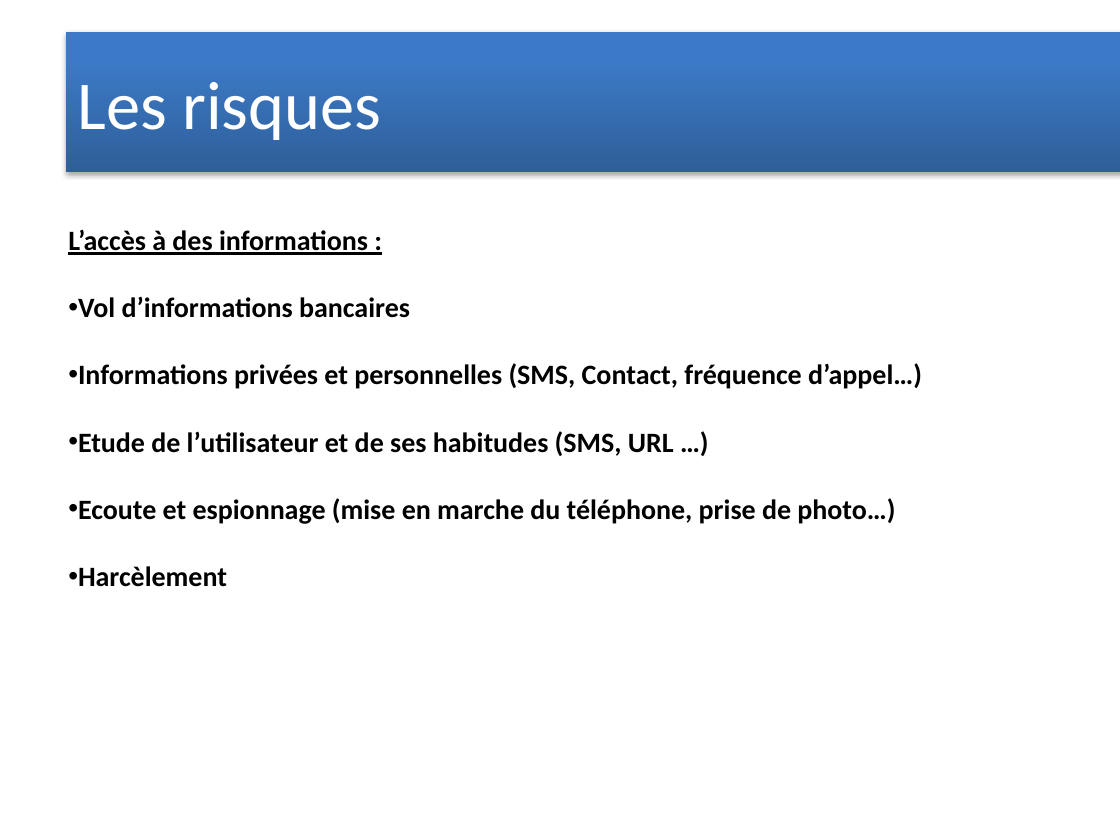
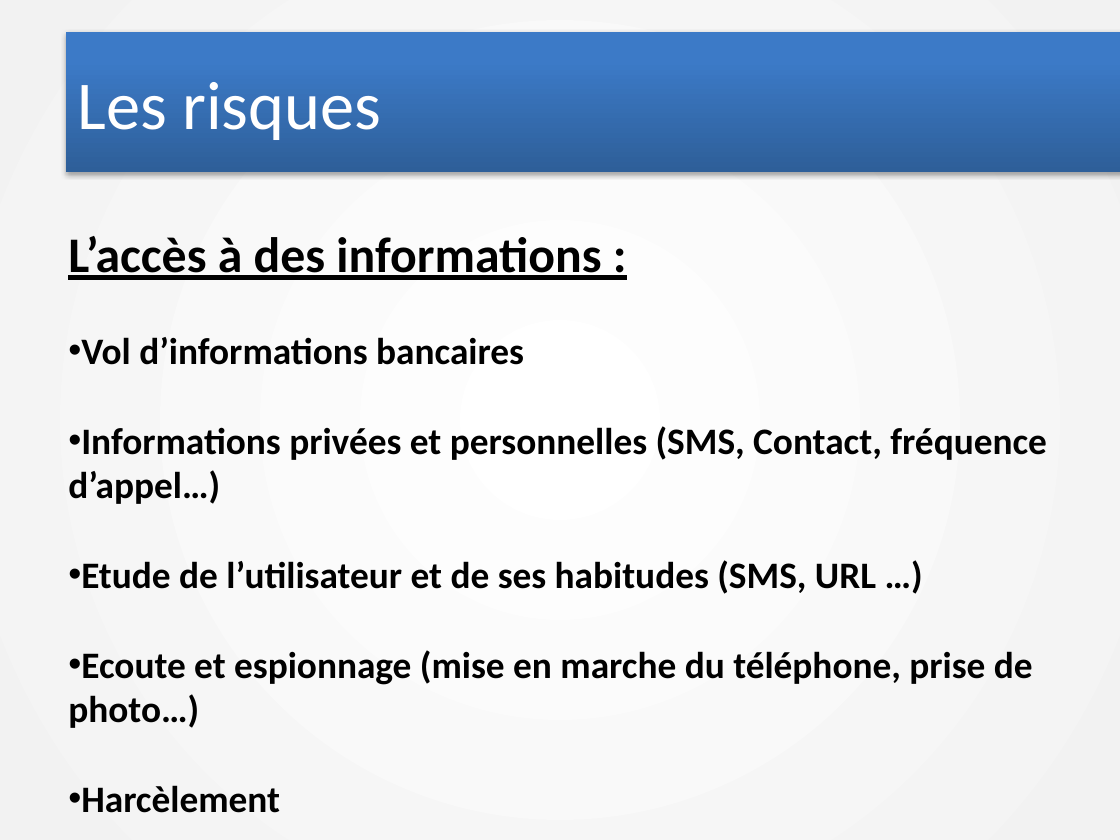
Before and after one commit to Syst54/UqacSecurite, a slide deck: slide 14 of Présentation1.pptx (slide 13 before the commit). Drawn at 1120x840 pixels with LibreOffice and Linux fonts; fonts in the diff are those of the drawing. Boxes give left, top, right and bottom in pixels: in the first picture for what was removed or moved away, otherwise in the second. Text is boxed around its words. In the diff, an @@ line names an element or a change of style, - is before the commit and + after.

```diff
--- a/Présentation1.pptx
+++ b/Présentation1.pptx
@@ background #FFFFFF to gradient #FFFFFF to #F2F2F2 @@
@@ text "L’accès à des informations :" at (68, 236, 1047, 813): size 18 to 32 pt in "L’accès à des informations :"; size 18 to 24 pt in "Vol d’informations bancaires", "Informations privées et personnelles (SMS, Contact, fréquenc ...", "Etude de l’utilisateur et de ses habitudes ...", "Ecoute et espionnage (mise en marche du ..." and 1 more places @@
```
Also in this commit, not shown: 15 other slides changed, 2 slides added, 1 slide removed, 2 other files.
